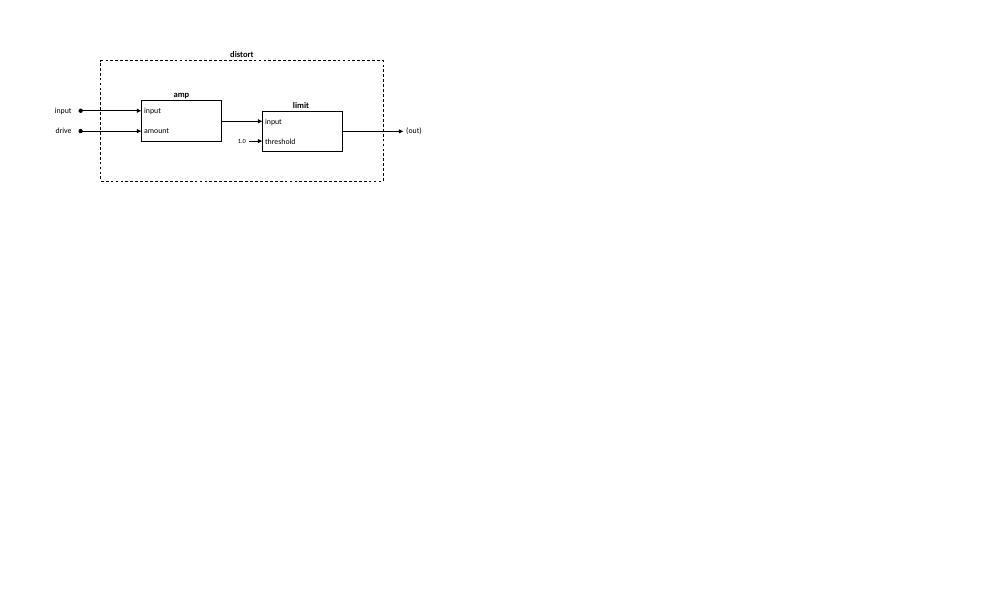
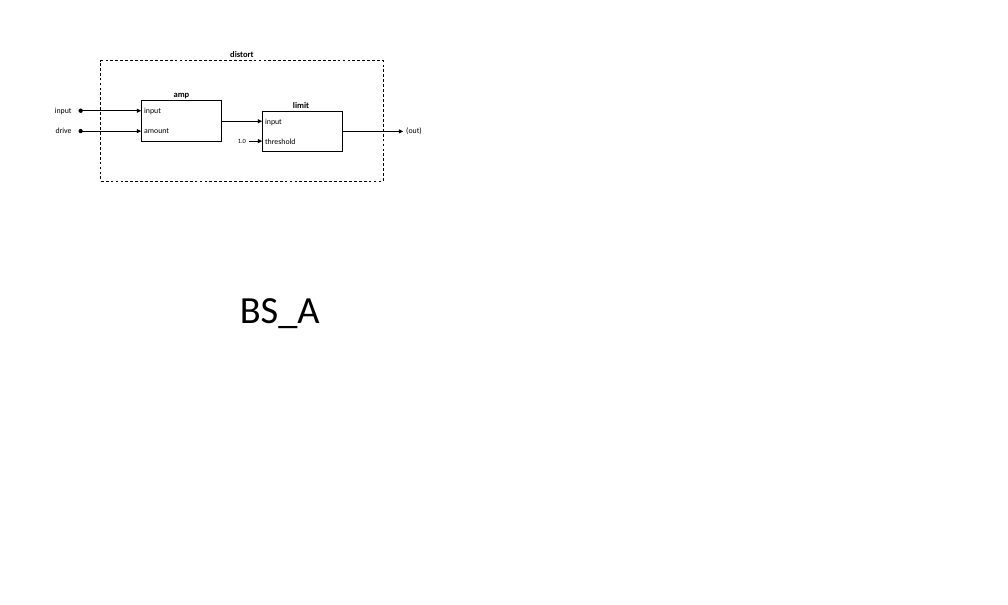
Before and after one commit to SchlenkR/applied_fsharp_challenge, a slide deck: slide 1 of artikel/Diagrams.pptx. Drawn at 1008x605 pixels with LibreOffice and Linux fonts; fonts in the diff are those of the drawing. Boxes give left, top, right and bottom in pixels: in the first picture for what was removed or moved away, otherwise in the second. Text is boxed around its words. In the diff, an @@ line names an element or a change of style, - is before the commit and + after.

```diff
--- a/artikel/Diagrams.pptx
+++ b/artikel/Diagrams.pptx
@@ text added at [240,298,320,329], 54 pt, text #000000 @@
+BS_A
```
Also in this commit, not shown: 3 other slides changed, 11 other files.
